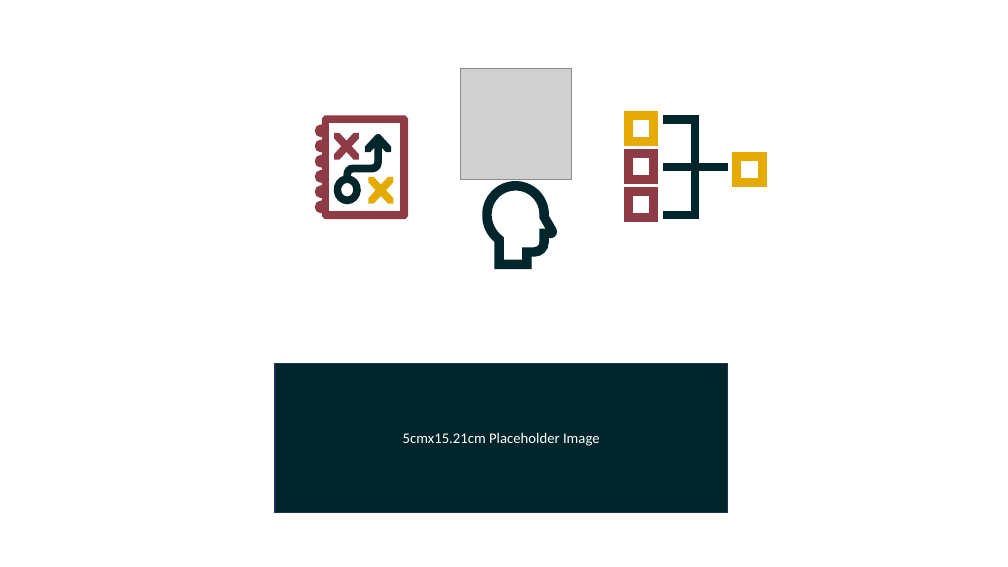
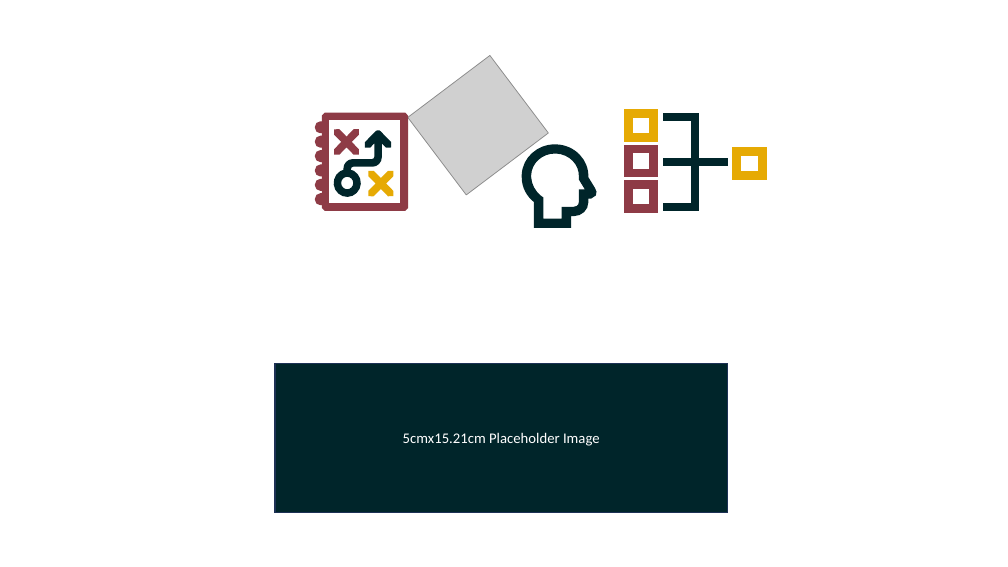
Before and after one commit to add-am/website, a slide deck: slide 6 of docs/images/listing_images.pptx. Drawn at 1008x567 pixels with LibreOffice and Linux fonts; fonts in the diff are those of the drawing; grey boxes stand for pictures. Boxes give left, top, right and bottom in pixels: in the first picture for what was removed or moved away, otherwise in the second. Text is boxed around its words. In the diff, an @@ line names an element or a change of style, - is before the commit and + after.

```diff
--- a/docs/images/listing_images.pptx
+++ b/docs/images/listing_images.pptx
@@ picture at bbox=[407, 55, 548, 195]: rotation 0 to 323 degrees @@
@@ freeform shape: place and size @@
-freeform shape at bbox=[318, 118, 406, 217]
+freeform shape at bbox=[318, 115, 406, 209]
@@ freeform shape: place and size @@
-freeform shape at bbox=[626, 113, 656, 143]
+freeform shape at bbox=[626, 111, 656, 139]
@@ freeform shape: place and size @@
-freeform shape at bbox=[665, 118, 725, 217]
+freeform shape at bbox=[665, 115, 725, 209]
@@ freeform shape at bbox=[337, 132, 358, 154]: outline redrawn @@
@@ freeform shape: place and size @@
-freeform shape at bbox=[337, 137, 389, 203]
+freeform shape at bbox=[337, 133, 389, 195]
@@ freeform shape: place and size @@
-freeform shape at bbox=[485, 184, 555, 267]
+freeform shape at bbox=[524, 147, 594, 225]
@@ 4 freeform shapes: place and size @@
-4 freeform shapes at bbox=[371, 151, 765, 219]
+4 freeform shapes at bbox=[371, 147, 765, 211]
```
Also in this commit, not shown: 5 other slides changed, 13 other files.
